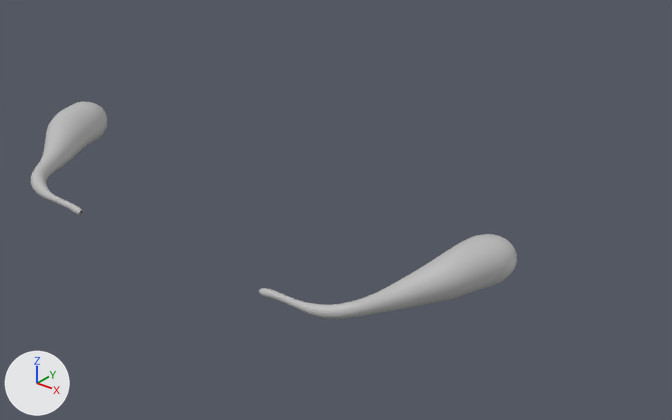
The FBX model Import/Body/Blueberry_Mustache.fbx as it was, and as the next commit left it.
Before and after are seen from a 50 mm camera at (0.353, -0.408, 1.91) aimed at (0.026, 0.001, 1.657). Every picture has the same lights, and +X, +Y and +Z are marked at lower left. Both versions are drawn at the pose saved in each file; the numbers are the values there.

Script lines for the objects in view, before the commit:
```python
me_mesh = bpy.data.meshes.new('Mesh')
me_mesh.from_pydata(...)  # 1842 vertices, 1824 faces; spans x -17.4..17.1, y 166.7..169.9, z 2.8..11.8
me_mesh.materials.append(mat_m_blueberry_jelly)  # its picture is missing
ob_mustache = bpy.data.objects.new('MUSTACHE', me_mesh)
ob_mustache.location = (0.0, 0.0, 0.0)
ob_mustache.rotation_euler = (1.571, 0.0, 0.0)  # degrees (90, 0, 0)
ob_mustache.scale = (0.01, 0.01, 0.01)
```
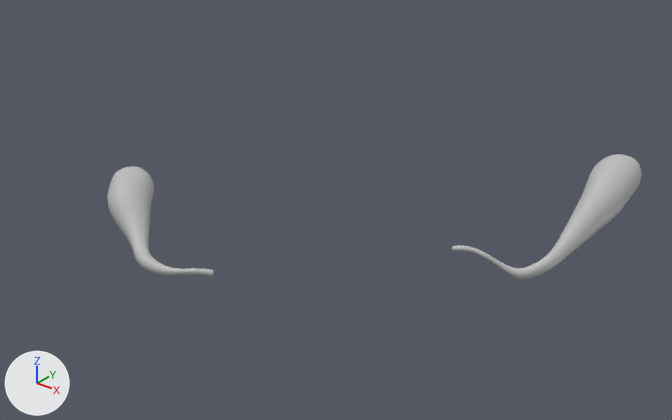
Pixel boxes [x1, y1, x2, y2] of what changed, in the pictures (672 x 420 px; the box of a moved part takes in the faces that stretch with it):
'MUSTACHE', reshaped (10% wider, 42% shorter): before [31, 101, 517, 319]; after [107, 154, 642, 280]
part 1 of me_mesh, moved or reshaped: before [31, 101, 107, 215]; after [107, 166, 215, 276]
part 2 of me_mesh, moved or reshaped: before [259, 234, 517, 319]; after [452, 154, 642, 280]

The change in detail:
me_mesh is used by ob_mustache; location (0.0, 0.0, 0.0); rotation (1.571, 0.0, 0.0), in degrees (90, 0, 0); scale (0.01, 0.01, 0.01).
me_mesh had 1842 vertices, 1824 faces and spanned x -17.4..17.1, y 166.7..169.9, z 2.8..11.8.
me_mesh now has 1842 vertices, 1824 faces and spans x -13.4..18.4, y 162.3..170.5, z -9.5..8.8.
me_mesh part 1: the loose piece of 921 vertices spanning x -17.4..-7.3, y 166.7..169.9, z 2.8..11.8 is multiplied about its middle by the matrix ((0.861, -0.054, 0.43), (0.141, 0.97, -0.196), (-0.382, 0.236, 0.894)), then moved by (4.9, -3.9, -1.9).
me_mesh part 2: 921 of 1842 vertices moved; they spanned x 7.0..17.1, y 166.7..169.8, z 2.8..11.8 and now span x 12.1..18.4, y 165.5..170.5, z -9.5..1.8; mean shift (3.5, -0.3, -11.6); largest move (15.8, 167.6, 6.6) -> (18.1, 167.9, -6.2).
